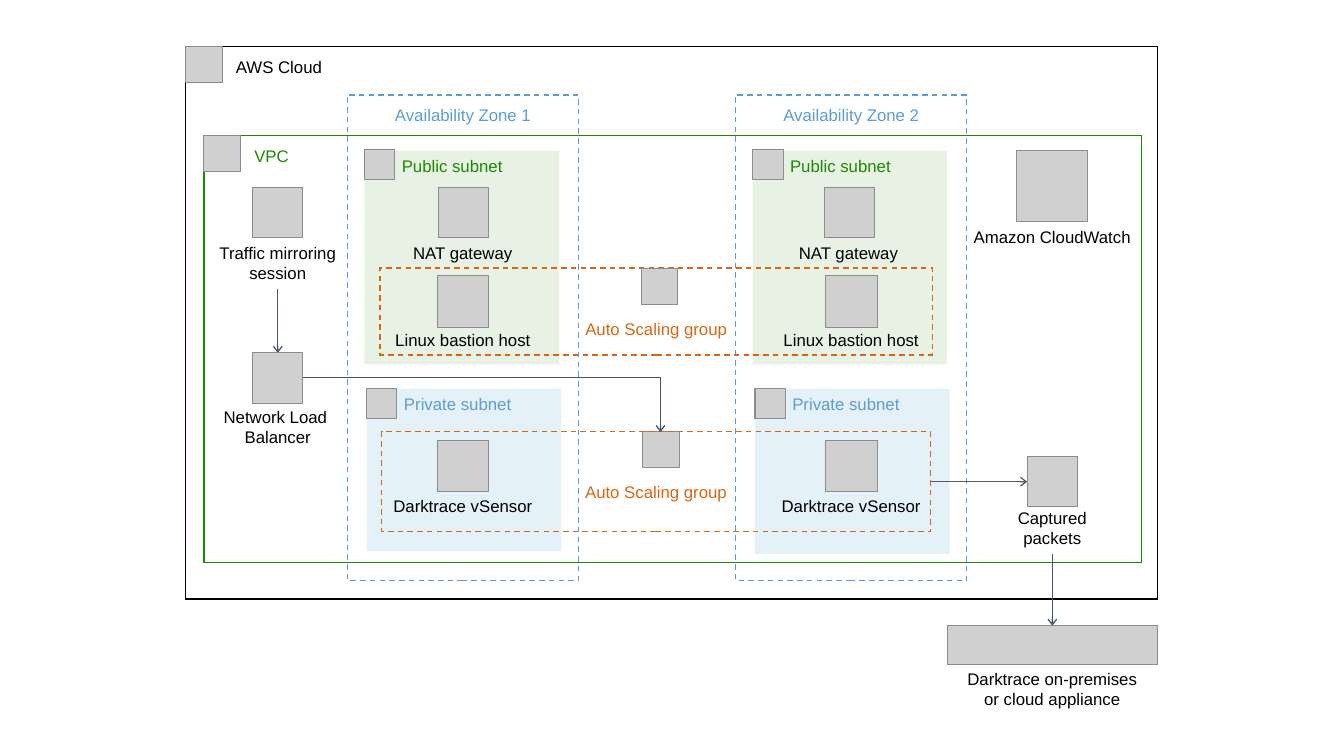
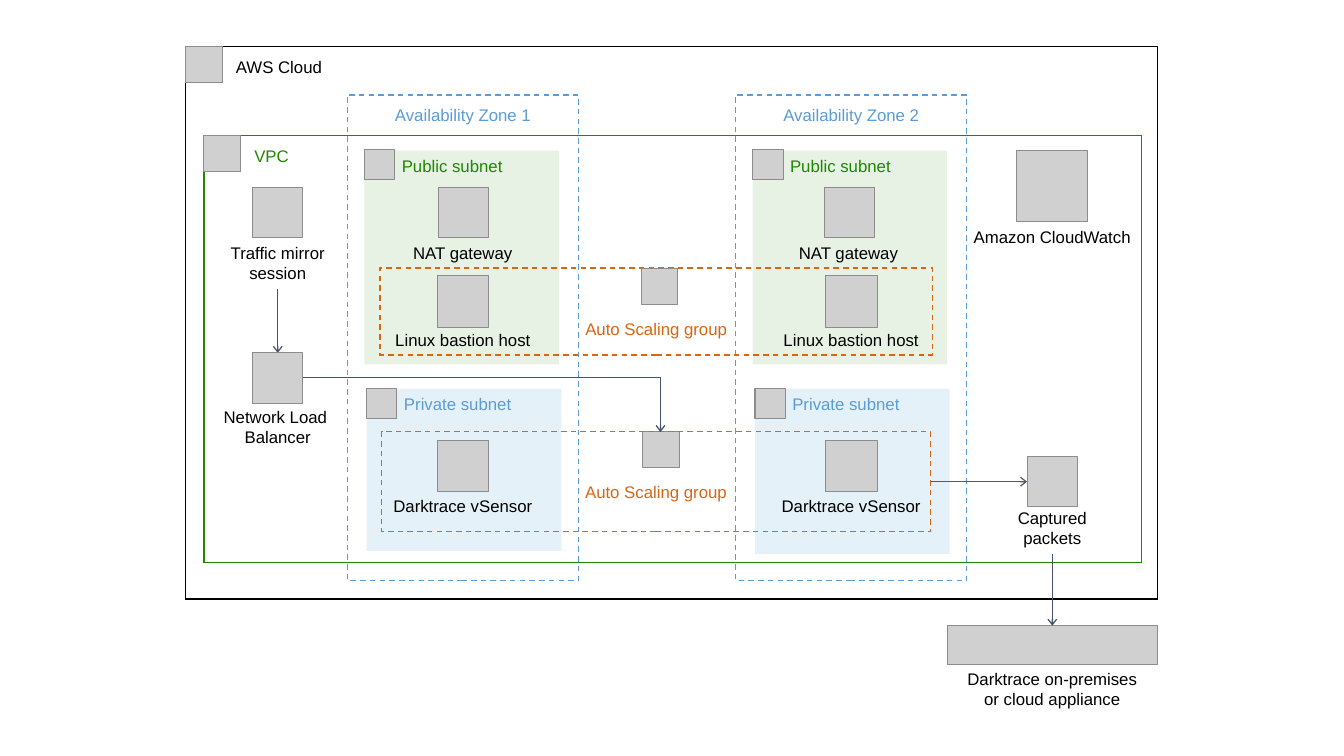
Before and after one commit to aws-quickstart/quickstart-darktrace-vsensor, a slide deck: slide 7 of docs/images/darktrace-vsensor-architecture-diagram.pptx. Drawn at 1344x756 pixels with LibreOffice and Linux fonts; fonts in the diff are those of the drawing; grey boxes stand for pictures. Boxes give left, top, right and bottom in pixels: in the first picture for what was removed or moved away, otherwise in the second. Text is boxed around its words. In the diff, an @@ line names an element or a change of style, - is before the commit and + after.

```diff
--- a/docs/images/darktrace-vsensor-architecture-diagram.pptx
+++ b/docs/images/darktrace-vsensor-architecture-diagram.pptx
@@ text at <box>231,247,325,279</box>: text changed @@
-Traffic mirroring session
+Traffic mirror session
```
Also in this commit, not shown: 4 other files.
